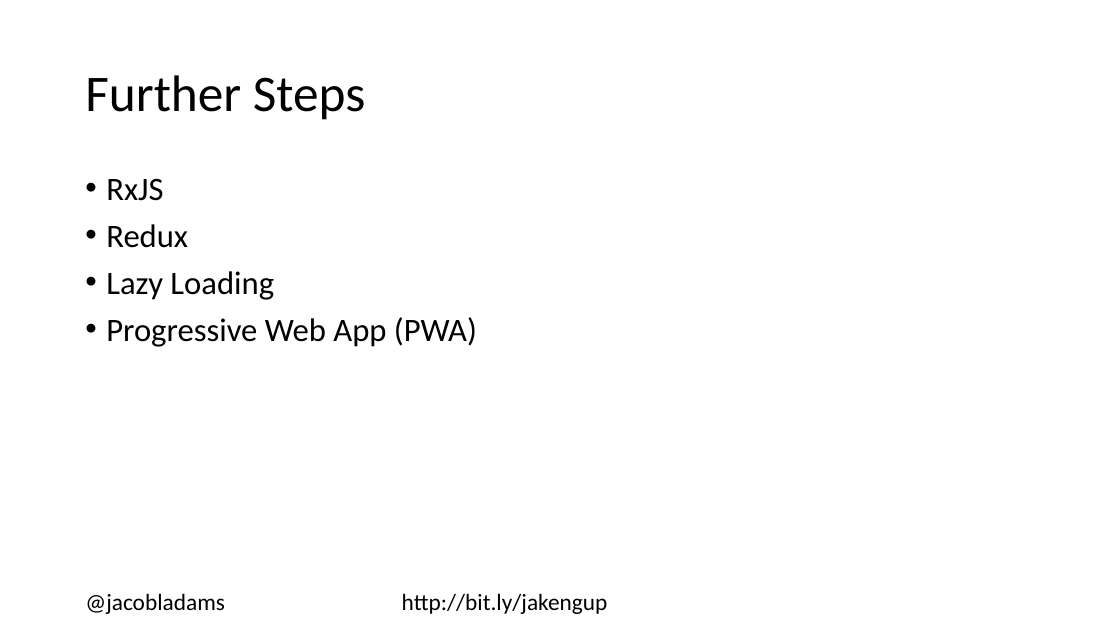
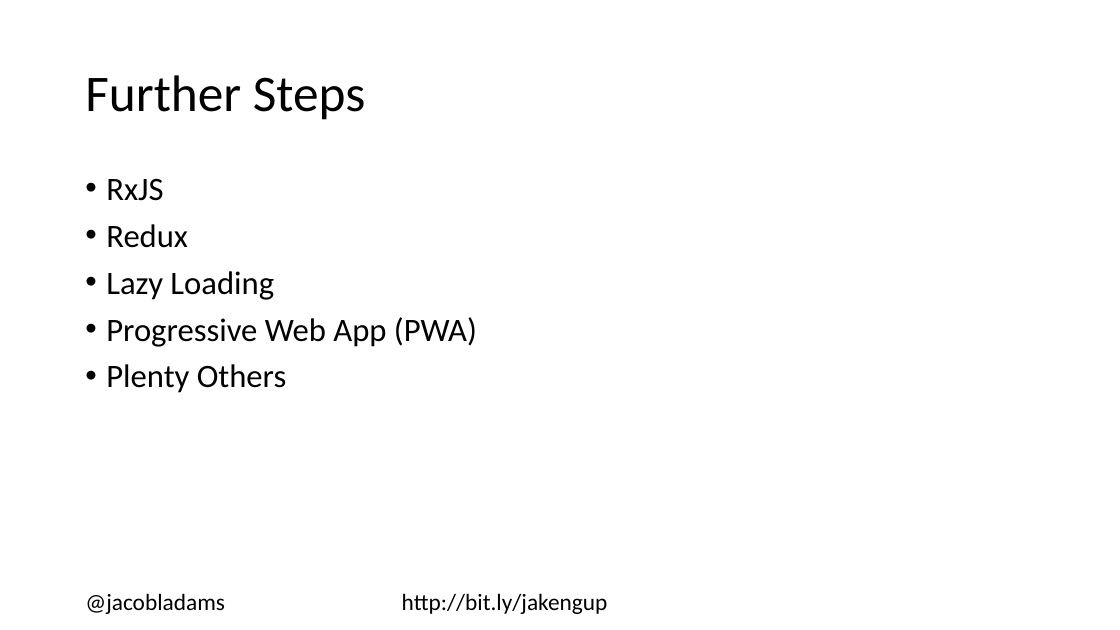
Before and after one commit to jacobladams/upgrading-from-angularjs-1-to-angular-2-plus-presentation, a slide deck: slide 24 of Upgrading from AngularJS 1 to Angular 2+.pptx (slide 15 before the commit). Drawn at 1120x630 pixels with LibreOffice and Linux fonts; fonts in the diff are those of the drawing. Boxes give left, top, right and bottom in pixels: in the first picture for what was removed or moved away, otherwise in the second. Text is boxed around its words. In the diff, an @@ line names an element or a change of style, - is before the commit and + after.

```diff
--- a/Upgrading from AngularJS 1 to Angular 2+.pptx
+++ b/Upgrading from AngularJS 1 to Angular 2+.pptx
@@ text at [106,364,286,393]: paragraph added @@
+• Plenty Others
```
Also in this commit, not shown: 6 other slides changed, 9 slides added.
